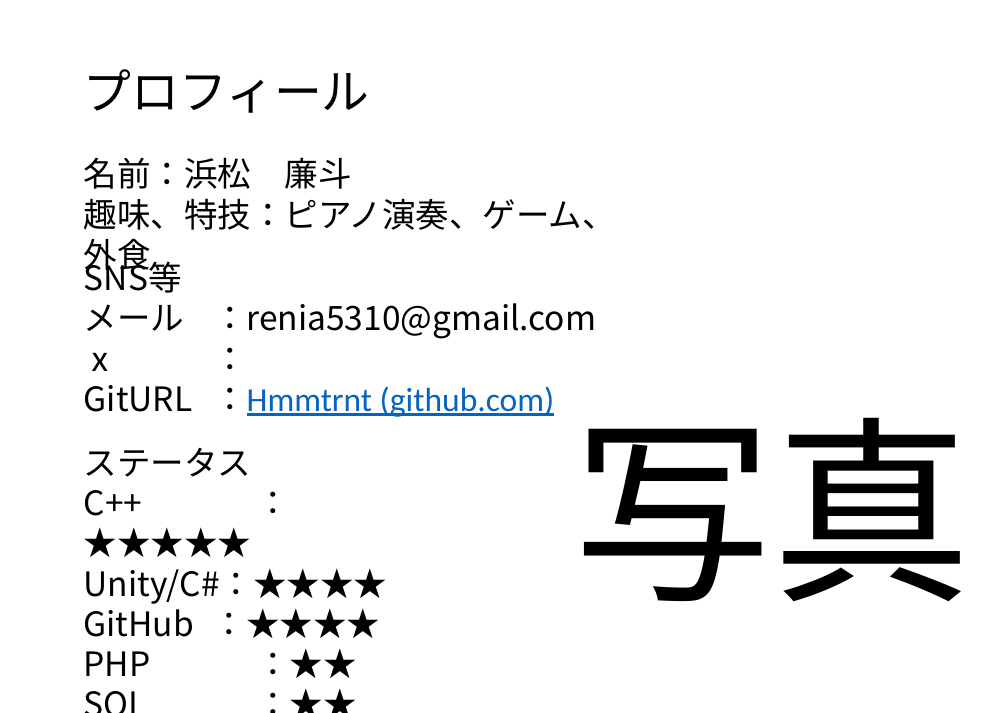
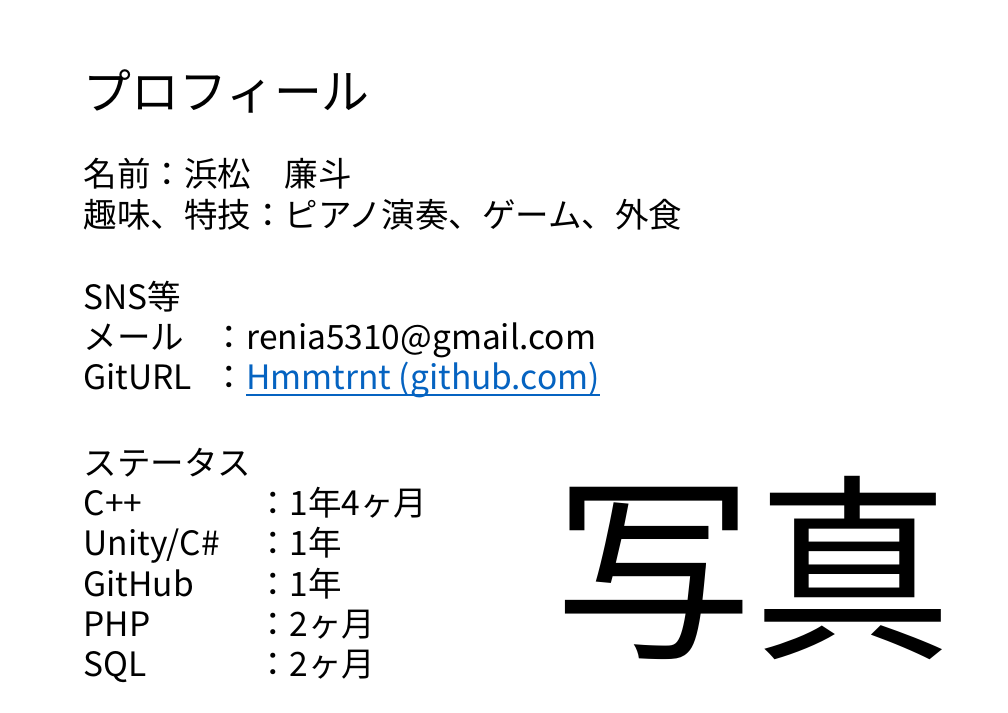
Before and after one commit to Hmmtrnt/Protfolio, a slide deck: slide 3 of ポートフォリオコナミ.pptx. Drawn at 1008x713 pixels with LibreOffice and Linux fonts; fonts in the diff are those of the drawing. Boxes give left, top, right and bottom in pixels: in the first picture for what was removed or moved away, otherwise in the second. Text is boxed around its words. In the diff, an @@ line names an element or a change of style, - is before the commit and + after.

```diff
--- a/ポートフォリオコナミ.pptx
+++ b/ポートフォリオコナミ.pptx
@@ text "名前：浜松 廉斗" rewrapped from (84, 157, 616, 230) to (84, 157, 683, 230) @@
@@ text "SNS等": place and size @@
-text "SNS等" at (84, 256, 596, 417)
+text "SNS等" at (84, 280, 600, 398)
@@ text at (84, 352, 118, 371): paragraph removed @@
-ⅹ ：
@@ text at (84, 355, 600, 398): font Calibri to Noto Sans CJK JP in "：Hmmtrnt (github.com)" @@
@@ text "写真": place and size @@
-text "写真" at (574, 417, 972, 601)
+text "写真" at (554, 475, 952, 659)
@@ text at (84, 486, 427, 682): text changed @@
-C++ ：★★★★★
-Unity/C#：★★★★
-GitHub ：★★★★
-PHP ：★★
-SQL ：★★
+C++ ：1年4ヶ月
+Unity/C# ：1年
+GitHub ：1年
+PHP ：2ヶ月
+SQL ：2ヶ月
```
Also in this commit, not shown: 5 other slides changed, 4 slides added, 4 slides removed.
